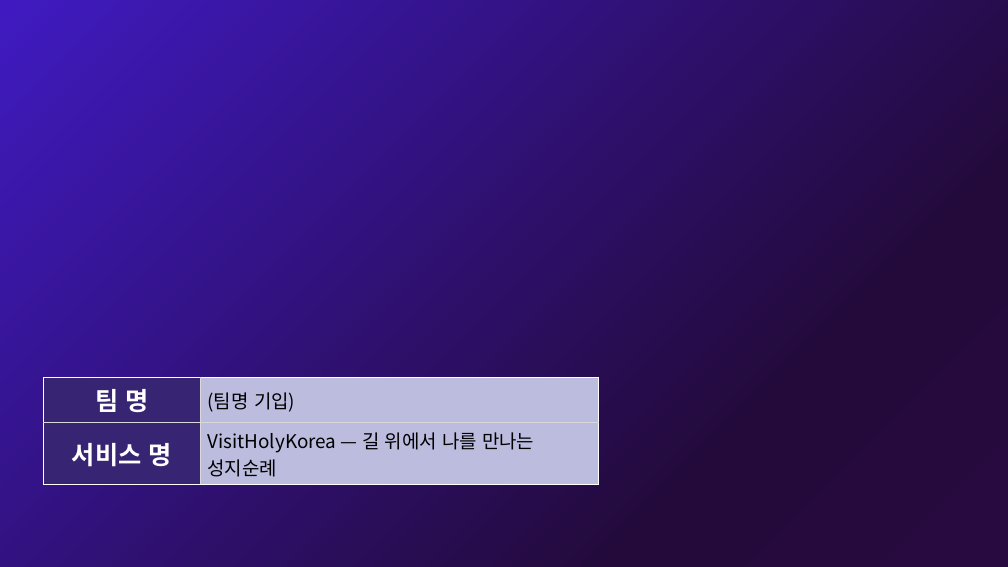
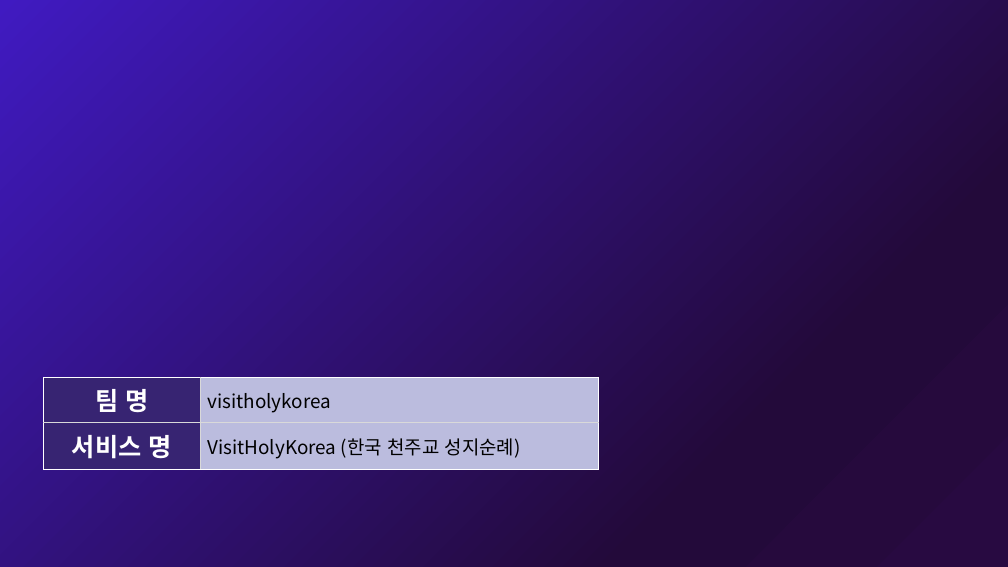
Before and after one commit to linkcontent7-huisun/visitholykorea, a slide deck: slide 1 of docs/10-product/공모전/원본-공모전제출/기능설명서_2026-09-20.pptx. Drawn at 1008x567 pixels with LibreOffice and Linux fonts; fonts in the diff are those of the drawing; background and template pictures are left out. Boxes give left, top, right and bottom in pixels: in the first picture for what was removed or moved away, otherwise in the second. Text is boxed around its words. In the diff, an @@ line names an element or a change of style, - is before the commit and + after.

```diff
--- a/docs/10-product/공모전/원본-공모전제출/기능설명서_2026-09-20.pptx
+++ b/docs/10-product/공모전/원본-공모전제출/기능설명서_2026-09-20.pptx
@@ table at [44, 377, 599, 470] @@
-row 1, column 2: (팀명 기입)
+row 1, column 2: visitholykorea
-row 2, column 2: VisitHolyKorea — 길 위에서 나를 만나는 성지순례
+row 2, column 2: VisitHolyKorea (한국 천주교 성지순례)
```
Also in this commit, not shown: 1 other file.
